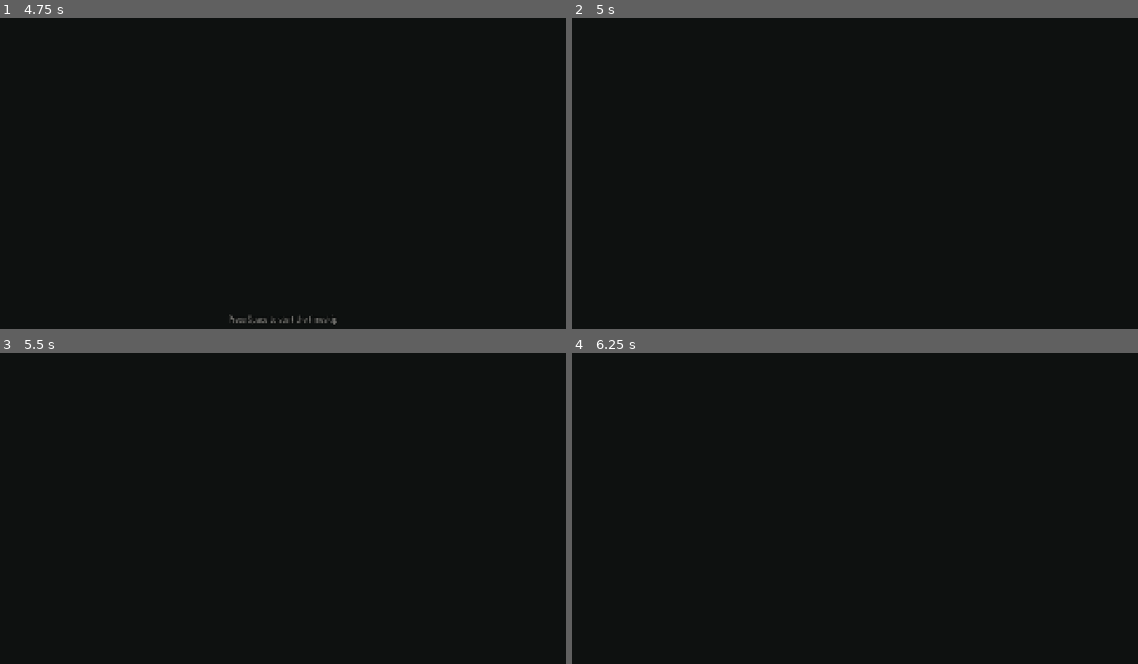
Above: before the commit, frames 1-4 (two rows, left to right).
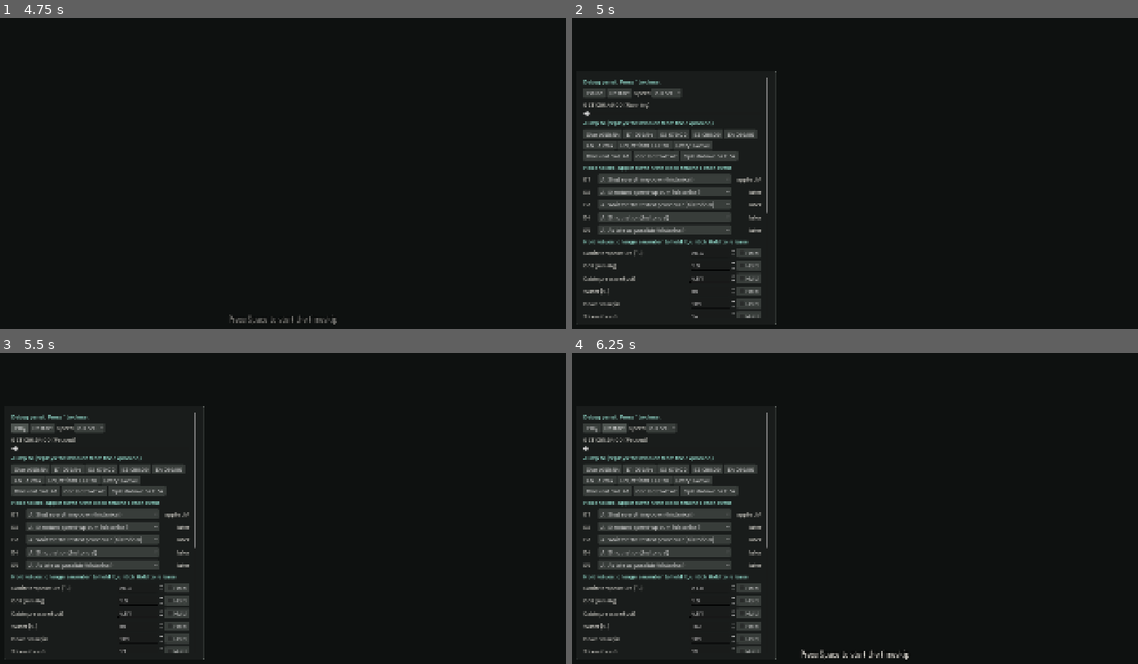
Above: after the commit, the same moments.

Repository: auqid/apollo-13-health-simulator
Game: Godot game, scene res://scenes/main.tscn
Same seed, same stepped clock (60 frames per second), same inputs: the game is played once before the commit and once after it.
Inputs (mouse positions are in pixels of both pictures, inside the frame that each line leads up to):
- Up to frame 1 (4.75 s): tap Enter at 0.5 s; hold Space (advance) 0.53-1.28 s; tap Space (advance) at 1.35, 3.05, 4.55 s; tap R (restart) at 2, 4.15 s; hold Space (advance) 2.03-2.78 s; tap 3 (focus_haise) at 2.1 s; tap 1 (focus_lovell) at 2.85 s; hold Space (advance) 3.53-4.28 s; tap 2 (focus_swigert) at 3.6 s; tap H (toggle_hud) at 4.35 s
- Up to frame 2 (5 s): tap ` (toggle_debug) at 4.9 s
- Up to frame 3 (5.5 s): click (22, 427) at 5 s, where only the run after the commit has a clickable "Pause"
- Up to frame 4 (6.25 s): click (617, 427) at 5.75 s, where only the run after the commit has a clickable "Restart"

Frame 1 is identical in both runs. In frame 2, 9.6% of the frame differs, in the area x 0-37%, y 17-99%; in frame 3, 9.5%; in frame 4, 9.8%, in the area x 0-60%, y 17-99%.

Commit message:
Add debug panel: clock, scrub, jump to events, poll choices, value holds and internals

Diff:
--- a/data/events.json
+++ b/data/events.json
@@ -223,6 +223,7 @@
     "steps": [
       {
         "id": "lm_jettison",
+        "title": "LM jettison",
         "get_from_splashdown": -1.4,
         "audio": "res://assets/audio/e5_farewell.mp3",
         "captions": ["Aquarius is released. “Farewell, Aquarius, and we thank you.”"],
@@ -230,17 +231,20 @@
       },
       {
         "id": "entry",
+        "title": "Entry",
         "get_from_splashdown": -0.23,
         "captions": ["Odyssey enters the atmosphere."]
       },
       {
         "id": "blackout",
+        "title": "Blackout",
         "get_from_splashdown": -0.21,
         "screen_s": 20,
         "captions": ["Radio blackout. Usually about four minutes; this one lasted about six."]
       },
       {
         "id": "contact",
+        "title": "Contact",
         "get_from_splashdown": -0.11,
         "audio": "res://assets/audio/e5_splash.mp3",
         "images": ["res://assets/images/parachutes.jpg"],
@@ -248,6 +252,7 @@
       },
       {
         "id": "splashdown",
+        "title": "Splashdown",
         "get_from_splashdown": 0.0,
         "images": ["res://assets/images/recovery.jpg"],
         "captions": ["Splashdown in the South Pacific."]
--- a/game/director.gd
+++ b/game/director.gd
@@ -63,6 +63,12 @@
 	debug_visibility_changed.emit(debug_visible)
 
 
+func restart_now() -> void:
+	_restart_armed_until_ms = 0
+	Game.reset()
+	notice_requested.emit(START_NOTICE, 0.0)
+
+
 func _advance() -> void:
 	if Timeline.at_splashdown(Game.state):
 		return
@@ -73,9 +79,7 @@
 func _restart() -> void:
 	var now_ms: int = Time.get_ticks_msec()
 	if now_ms <= _restart_armed_until_ms:
-		_restart_armed_until_ms = 0
-		Game.reset()
-		notice_requested.emit(START_NOTICE, 0.0)
+		restart_now()
 		return
 	_restart_armed_until_ms = now_ms + roundi(Tuning.RESTART_CONFIRM_S * 1000.0)
 	notice_requested.emit(RESTART_NOTICE, Tuning.RESTART_CONFIRM_S)
--- a/scenes/main.gd
+++ b/scenes/main.gd
@@ -1,12 +1,15 @@
 extends Node
-## Root scene: a plain dark background (the 3D cabin goes here later) with the HUD and notices.
+## Root scene: a plain dark background (the 3D cabin goes here later) with the HUD, notices and
+## the debug panel.
 
 const UiStyle := preload("res://scenes/ui/ui_style.gd")
 const Hud := preload("res://scenes/ui/hud.gd")
 const Notice := preload("res://scenes/ui/notice.gd")
+const DebugPanel := preload("res://scenes/ui/debug_panel.gd")
 
 
 func _ready() -> void:
 	RenderingServer.set_default_clear_color(UiStyle.BACKDROP)
 	add_child(Hud.new())
 	add_child(Notice.new())
+	add_child(DebugPanel.new())
--- /dev/null
+++ b/scenes/ui/debug_panel.gd
@@ -0,0 +1,390 @@
+extends CanvasLayer
+## Debug panel, toggled with `: clock controls, scrubbing, jumping to any event, the poll choice
+## for each event, holding any state value, and a readout of internal values.
+
+const SimState := preload("res://sim/sim_state.gd")
+const SimModel := preload("res://sim/sim_model.gd")
+const Timeline := preload("res://sim/timeline.gd")
+const Tuning := preload("res://sim/tuning.gd")
+const UiStyle := preload("res://scenes/ui/ui_style.gd")
+
+## Values the panel can hold, with the range each number box offers.
+const ENV_FIELDS: Array[Dictionary] = [
+	{"path": "env.cabin_temp_c", "label": "Cabin temperature (°C)", "min": -10.0, "max": 30.0, "step": 0.1},
+	{"path": "env.co2_mmhg", "label": "CO2 (mmHg)", "min": 0.0, "max": 25.0, "step": 0.1},
+	{"path": "env.pressure_psi", "label": "Cabin pressure (psi)", "min": 4.0, "max": 5.5, "step": 0.01},
+	{"path": "env.water_pct", "label": "Water (%)", "min": 0.0, "max": 100.0, "step": 1.0},
+	{"path": "env.power_margin", "label": "Power margin", "min": 0.0, "max": 150.0, "step": 1.0},
+	{"path": "stress", "label": "Stress (bpm)", "min": 0.0, "max": 60.0, "step": 1.0},
+]
+const CREW_FIELDS: Array[Dictionary] = [
+	{"field": "hr", "label": "Heart rate (bpm)", "min": 40.0, "max": 160.0, "step": 1.0},
+	{"field": "spo2", "label": "SpO2 (%)", "min": 95.0, "max": 99.0, "step": 1.0},
+	{"field": "rr", "label": "Breaths per min", "min": 8.0, "max": 40.0, "step": 1.0},
+	{"field": "body_temp_c", "label": "Body temperature (°C)", "min": 35.0, "max": 40.0, "step": 0.1},
+	{"field": "hydration", "label": "Hydration (0 to 1)", "min": 0.0, "max": 1.0, "step": 0.01},
+	{"field": "fatigue", "label": "Fatigue (0 to 1)", "min": 0.0, "max": 1.0, "step": 0.01},
+]
+const SCRUB_STEP_H := 0.01
+
+var _clock_label: Label
+var _play_button: Button
+var _rate_option: OptionButton
+var _scrub: HSlider
+var _dragging: bool = false
+var _jump_box: HFlowContainer
+## event id -> Label showing whether its choice has been applied yet
+var _choice_status: Dictionary = {}
+## {"path": String, "field": String, "spin": SpinBox, "hold": CheckBox}
+var _hold_rows: Array[Dictionary] = []
+var _crew_heading: Label
+var _readout: Label
+
+
+func _ready() -> void:
+	layer = UiStyle.LAYER_DEBUG
+	_build()
+	Director.debug_visibility_changed.connect(_on_visibility_changed)
+	Game.state_changed.connect(_on_state_changed)
+	Game.clock_changed.connect(_on_clock_changed)
+	Game.focus_changed.connect(_on_focus_changed)
+	_on_focus_changed(Game.focused_crew)
+	_on_clock_changed(Game.running, Game.rate_h_per_s)
+	_on_visibility_changed(Director.debug_visible)
+
+
+## Typing in a number box keeps the keyboard, but ` and Space still reach the presenter keys.
+func _input(event: InputEvent) -> void:
+	if not visible or not (event is InputEventKey) or not event.is_pressed():
+		return
+	if event.is_action_pressed("toggle_debug") or event.is_action_pressed("advance"):
+		var focused: Control = get_viewport().gui_get_focus_owner()
+		if focused != null and is_ancestor_of(focused):
+			focused.release_focus()
+
+
+# --- Building ---
+
+func _build() -> void:
+	var panel := PanelContainer.new()
+	panel.theme = _make_theme()
+	var box: StyleBoxFlat = UiStyle.panel_box()
+	box.bg_color = UiStyle.DEBUG_FILL
+	box.border_color = UiStyle.DEBUG_LINE
+	panel.add_theme_stylebox_override("panel", box)
+	panel.offset_left = UiStyle.MARGIN
+	panel.offset_right = UiStyle.MARGIN + UiStyle.DEBUG_PANEL_WIDTH
+	panel.offset_top = UiStyle.DEBUG_PANEL_TOP
+	panel.anchor_bottom = 1.0
+	panel.offset_bottom = -UiStyle.MARGIN
+
+	var scroll := ScrollContainer.new()
+	scroll.horizontal_scroll_mode = ScrollContainer.SCROLL_MODE_DISABLED
+	var gutter := MarginContainer.new()
+	gutter.size_flags_horizontal = Control.SIZE_EXPAND_FILL
+	gutter.add_theme_constant_override("margin_right", UiStyle.DEBUG_SCROLL_GUTTER)
+	var column := VBoxContainer.new()
+	column.size_flags_horizontal = Control.SIZE_EXPAND_FILL
+	column.add_theme_constant_override("separation", UiStyle.ROW_GAP)
+	gutter.add_child(column)
+	scroll.add_child(gutter)
+	panel.add_child(scroll)
+	add_child(panel)
+
+	column.add_child(_heading("Debug panel. Press ` to close."))
+	_build_clock(column)
+	_build_jumps(column)
+	_build_choices(column)
+	_build_holds(column)
+	column.add_child(_heading("Internals"))
+	_readout = _text("")
+	_readout.autowrap_mode = TextServer.AUTOWRAP_WORD_SMART
+	column.add_child(_readout)
+
+
+func _build_clock(column: VBoxContainer) -> void:
+	var line := HBoxContainer.new()
+	_play_button = _button("Play", Game.toggle_play)
+	line.add_child(_play_button)
+	line.add_child(_button("Restart", Director.restart_now))
+	line.add_child(_text("Speed"))
+	_rate_option = OptionButton.new()
+	_rate_option.focus_mode = Control.FOCUS_NONE
+	for rate: float in Tuning.DEBUG_RATES_H_PER_S:
+		_rate_option.add_item("%.1f h/s" % rate)
+	_rate_option.item_selected.connect(_on_rate_selected)
+	line.add_child(_rate_option)
+	column.add_child(line)
+	_clock_label = _text("")
+	column.add_child(_clock_label)
+	_scrub = HSlider.new()
+	_scrub.focus_mode = Control.FOCUS_NONE
+	_scrub.min_value = Tuning.EXPLOSION_GET
+	_scrub.step = SCRUB_STEP_H
+	_scrub.drag_started.connect(_on_scrub_drag_started)
+	_scrub.drag_ended.connect(_on_scrub_drag_ended)
+	_scrub.value_changed.connect(_on_scrub_value_changed)
+	column.add_child(_scrub)
+
+
+func _build_jumps(column: VBoxContainer) -> void:
+	column.add_child(_heading("Jump to (replays the mission from the explosion)"))
+	_jump_box = HFlowContainer.new()
+	column.add_child(_jump_box)
+
+
+func _build_choices(column: VBoxContainer) -> void:
+	column.add_child(_heading("Poll choices, applied when the clock reaches each event"))
+	for event: Dictionary in Timeline.event_list(Game.events):
+		var event_id: String = event["id"]
+		var line := HBoxContainer.new()
+		var id_label := _text(event_id.to_upper())
+		id_label.custom_minimum_size.x = UiStyle.DEBUG_ID_WIDTH
+		line.add_child(id_label)
+		var option := OptionButton.new()
+		option.focus_mode = Control.FOCUS_NONE
+		option.size_flags_horizontal = Control.SIZE_EXPAND_FILL
+		option.clip_text = true
+		var keys: Array[String] = []
+		for choice: Dictionary in event["poll"]["options"]:
+			var marker: String = " (historical)" if choice.get("historical", false) else ""
+			option.add_item("%s. %s%s" % [str(choice["key"]).to_upper(), choice["label"], marker])
+			keys.append(choice["key"])
+		option.select(maxi(keys.find(str(Game.plan.get(event_id, ""))), 0))
+		option.item_selected.connect(_on_choice_selected.bind(event_id, keys))
+		line.add_child(option)
+		var status := _text("")
+		status.custom_minimum_size.x = UiStyle.DEBUG_STATUS_WIDTH
+		status.horizontal_alignment = HORIZONTAL_ALIGNMENT_RIGHT
+		line.add_child(status)
+		_choice_status[event_id] = status
+		column.add_child(line)
+
+
+func _build_holds(column: VBoxContainer) -> void:
+	column.add_child(_heading("Hold values: change a number to hold it, untick Hold to release"))
+	for field: Dictionary in ENV_FIELDS:
+		column.add_child(_hold_row(field["path"], "", field))
+	_crew_heading = _heading("")
+	column.add_child(_crew_heading)
+	for field: Dictionary in CREW_FIELDS:
+		column.add_child(_hold_row("", field["field"], field))
+	column.add_child(_button("Release all holds", Game.release_all))
+
+
+func _hold_row(path: String, crew_field: String, field: Dictionary) -> Control:
+	var line := HBoxContainer.new()
+	var name_label := _text(field["label"])
+	name_label.size_flags_horizontal = Control.SIZE_EXPAND_FILL
+	line.add_child(name_label)
+	var spin := SpinBox.new()
+	spin.min_value = field["min"]
+	spin.max_value = field["max"]
+	spin.step = field["step"]
+	spin.custom_minimum_size.x = UiStyle.DEBUG_SPIN_WIDTH
+	spin.select_all_on_focus = true
+	line.add_child(spin)
+	var hold := CheckBox.new()
+	hold.text = "Hold"
+	hold.focus_mode = Control.FOCUS_NONE
+	line.add_child(hold)
+	var row: Dictionary = {"path": path, "field": crew_field, "spin": spin, "hold": hold}
+	spin.value_changed.connect(_on_hold_value_changed.bind(row))
+	spin.get_line_edit().text_submitted.connect(_on_spin_submitted.bind(spin))
+	hold.toggled.connect(_on_hold_toggled.bind(row))
+	_hold_rows.append(row)
+	return line
+
+
+func _rebuild_jumps() -> void:
+	for child in _jump_box.get_children():
+		child.queue_free()
+	var planned: SimState = _planned_state()
+	var start_mark: Dictionary = {"get": Tuning.EXPLOSION_GET}
+	_jump_box.add_child(_button("Start %s" % UiStyle.format_get_short(Tuning.EXPLOSION_GET), Game.jump_to.bind(start_mark)))
+	for event: Dictionary in Timeline.event_list(Game.events):
+		var event_get: float = Timeline.event_get(event, planned)
+		var text: String = "%s %s" % [str(event["id"]).to_upper(), UiStyle.format_get_short(event_get)]
+		_jump_box.add_child(_button(text, Game.jump_to.bind(event)))
+	for step: Dictionary in Game.events.get("reentry", {}).get("steps", []):
+		var step_get: float = Timeline.event_get(step, planned)
+		var text: String = "%s %s" % [step.get("title", step["id"]), UiStyle.format_get_short(step_get)]
+		_jump_box.add_child(_button(text, Game.jump_to.bind(step)))
+	_scrub.max_value = planned.time.splashdown_get
+
+
+## The flags every planned choice leads to, used to show where E5 and splashdown will fall.
+func _planned_state() -> SimState:
+	var planned: SimState = SimModel.initial_state()
+	for event_id: String in Game.plan:
+		planned = Timeline.choose(planned, Game.events, event_id, Game.plan[event_id])
+	return planned
+
+
+func _make_theme() -> Theme:
+	var theme := Theme.new()
+	theme.default_font = UiStyle.font(UiStyle.FONT_HUD_LIGHT, true)
+	theme.default_font_size = UiStyle.SIZE_LABEL
+	var looks: Dictionary = {
+		"normal": UiStyle.DEBUG_BUTTON_FILL,
+		"hover": UiStyle.DEBUG_BUTTON_HOVER,
+		"pressed": UiStyle.DEBUG_BUTTON_PRESSED,
+		"hover_pressed": UiStyle.DEBUG_BUTTON_PRESSED,
+		"disabled": UiStyle.DEBUG_BUTTON_FILL,
+		"focus": Color(UiStyle.DEBUG_BUTTON_FILL, 0.0),
+	}
+	for look: String in looks:
+		var box := StyleBoxFlat.new()
+		box.bg_color = looks[look]
+		box.set_corner_radius_all(UiStyle.PANEL_RADIUS)
+		box.content_margin_left = UiStyle.DEBUG_BUTTON_PADDING_H
+		box.content_margin_right = UiStyle.DEBUG_BUTTON_PADDING_H
+		box.content_margin_top = UiStyle.DEBUG_BUTTON_PADDING_V
+		box.content_margin_bottom = UiStyle.DEBUG_BUTTON_PADDING_V
+		theme.set_stylebox(look, "Button", box)
+	return theme
+
+
+func _heading(text: String) -> Label:
+	var l := UiStyle.label(text, UiStyle.FONT_HUD_STRONG, UiStyle.SIZE_LABEL, UiStyle.SENSOR_TEAL)
+	l.autowrap_mode = TextServer.AUTOWRAP_WORD_SMART
+	return l
+
+
+func _text(text: String) -> Label:
+	var l := UiStyle.label(text, UiStyle.FONT_HUD_LIGHT, UiStyle.SIZE_LABEL, UiStyle.PLACARD_WHITE, true)
+	l.mouse_filter = Control.MOUSE_FILTER_PASS
+	return l
+
+
+func _button(text: String, action: Callable) -> Button:
+	var button := Button.new()
+	button.text = text
+	button.focus_mode = Control.FOCUS_NONE
+	button.pressed.connect(action)
+	return button
+
+
+# --- Updates ---
+
+func _on_visibility_changed(shown: bool) -> void:
+	visible = shown
+	if shown:
+		_rebuild_jumps()
+		_on_state_changed(Game.state)
+
+
+func _on_state_changed(state: SimState) -> void:
+	if not visible:
+		return
+	var clock: String = "Running" if Game.running else "Paused"
+	_clock_label.text = "GET %s  (%s)   %s" % [UiStyle.format_get(state.time.current_get), clock,
+		"at splashdown" if Timeline.at_splashdown(state) else ""]
+	if not _dragging:
+		_scrub.set_value_no_signal(state.time.current_get)
+	for event_id: String in _choice_status:
+		var status: Label = _choice_status[event_id]
+		if state.decisions.has(event_id):
+			status.text = "applied %s" % state.decisions[event_id].to_upper()
+		elif event_id in state.reached_events:
+			status.text = "waiting"
+		else:
+			status.text = "later"
+	for row: Dictionary in _hold_rows:
+		var spin: SpinBox = row["spin"]
+		var hold: CheckBox = row["hold"]
+		hold.set_pressed_no_signal(state.overrides.has(row["path"]))
+		if not spin.get_line_edit().has_focus():
+			spin.set_value_no_signal(state.read_path(row["path"]))
+	_readout.text = _readout_text(state)
+
+
+func _readout_text(state: SimState) -> String:
+	var f: SimState.Flags = state.flags
+	var lines: PackedStringArray = []
+	lines.append("Splashdown GET %s. CO2 alarm %s. Haise's infection %s." % [
+		UiStyle.format_get_short(state.time.splashdown_get), _on_off(SimModel.co2_alarm(state)), _yes_no(state.fever)])
+	lines.append("Heating %s, return %s, adapter %s, ration %s, power-up %s." % [
+		f.heating, f.return_mode, f.adapter, f.ration, f.power_up])
+	lines.append("Heat shield risk %s. Service Module %s." % [
+		_yes_no(f.heat_shield_risk), "jettisoned" if f.sm_jettisoned else "attached"])
+	lines.append("Stress %.1f bpm. Reached: %s." % [state.stress, ", ".join(state.reached_events) if not state.reached_events.is_empty() else "none"])
+	var hydration: PackedStringArray = []
+	var fatigue: PackedStringArray = []
+	for crew_id in SimState.CREW_IDS:
+		var member: SimState.CrewMember = state.crew[crew_id]
+		hydration.append("%s %.2f" % [SimState.CREW_NAMES[crew_id], member.hydration])
+		fatigue.append("%s %.2f" % [SimState.CREW_NAMES[crew_id], member.fatigue])
+	lines.append("Hydration: " + ", ".join(hydration))
+	lines.append("Fatigue: " + ", ".join(fatigue))
+	var caption_get: float = Game.metrics.fever_caption_get
+	lines.append("Coldest cabin %.1f °C. Peak CO2 %.1f mmHg. Fever caption %s." % [
+		Game.metrics.coldest_cabin_c, Game.metrics.peak_co2_mmhg,
+		"at GET " + UiStyle.format_get_short(caption_get) if caption_get >= 0.0 else "not yet"])
+	var holds: PackedStringArray = []
+	for path: String in state.overrides:
+		holds.append("%s = %s" % [path, String.num(state.overrides[path], 2)])
+	lines.append("Holds: " + (", ".join(holds) if not holds.is_empty() else "none"))
+	return "\n".join(lines)
+
+
+func _on_clock_changed(running: bool, rate_h_per_s: float) -> void:
+	_play_button.text = "Pause" if running else "Play"
+	var index: int = Tuning.DEBUG_RATES_H_PER_S.find(rate_h_per_s)
+	if index >= 0:
+		_rate_option.select(index)
+
+
+func _on_focus_changed(crew_id: String) -> void:
+	_crew_heading.text = "Crew: %s (press 1, 2 or 3 to switch)" % SimState.CREW_NAMES[crew_id]
+	for row: Dictionary in _hold_rows:
+		if not str(row["field"]).is_empty():
+			row["path"] = SimState.crew_path(crew_id, row["field"])
+	_on_state_changed(Game.state)
+
+
+func _on_rate_selected(index: int) -> void:
+	Game.set_rate(Tuning.DEBUG_RATES_H_PER_S[index])
+
+
+func _on_scrub_drag_started() -> void:
+	_dragging = true
+
+
+func _on_scrub_drag_ended(_value_changed: bool) -> void:
+	_dragging = false
+	Game.seek(_scrub.value)
+
+
+func _on_scrub_value_changed(value: float) -> void:
+	if not _dragging:
+		Game.seek(value)
+
+
+func _on_choice_selected(index: int, event_id: String, keys: Array[String]) -> void:
+	Game.set_choice(event_id, keys[index])
+	_rebuild_jumps()
+
+
+func _on_hold_value_changed(value: float, row: Dictionary) -> void:
+	Game.hold(row["path"], value)
+
+
+func _on_hold_toggled(pressed: bool, row: Dictionary) -> void:
+	if pressed:
+		var spin: SpinBox = row["spin"]
+		Game.hold(row["path"], spin.value)
+	else:
+		Game.release(row["path"])
+
+
+func _on_spin_submitted(_text_value: String, spin: SpinBox) -> void:
+	spin.get_line_edit().release_focus()
+
+
+static func _yes_no(value: bool) -> String:
+	return "yes" if value else "no"
+
+
+static func _on_off(value: bool) -> String:
+	return "on" if value else "off"
--- a/scenes/ui/ui_style.gd
+++ b/scenes/ui/ui_style.gd
@@ -54,6 +54,19 @@
 const CO2_BAR_HEIGHT := 10
 const CO2_MARKER_OVERHANG := 5
 const CO2_MARKER_WIDTH := 2
+const DEBUG_PANEL_WIDTH := 660
+const DEBUG_PANEL_TOP := 200
+const DEBUG_FILL := Color(INSTRUMENT_BLACK, 0.96)
+const DEBUG_LINE := Color(PANEL_GREY, 0.9)
+const DEBUG_SPIN_WIDTH := 150
+const DEBUG_ID_WIDTH := 44
+const DEBUG_STATUS_WIDTH := 96
+const DEBUG_SCROLL_GUTTER := 18
+const DEBUG_BUTTON_FILL := Color(PANEL_GREY, 0.45)
+const DEBUG_BUTTON_HOVER := Color(PANEL_GREY, 0.75)
+const DEBUG_BUTTON_PRESSED := Color(SENSOR_TEAL, 0.35)
+const DEBUG_BUTTON_PADDING_H := 10
+const DEBUG_BUTTON_PADDING_V := 4
 const CAPTION_OUTLINE_SIZE := 8
 const CAPTION_OUTLINE := Color(0.0, 0.0, 0.0, 0.85)
 const FADE_S := 0.4
@@ -116,6 +129,11 @@
 	return "%03d:%02d:%02d" % [floori(total_s / 3600.0), floori((total_s % 3600) / 60.0), total_s % 60]
 
 
+## Mission clock without seconds, as hhh:mm.
+static func format_get_short(get_hours: float) -> String:
+	return format_get(get_hours).left(6)
+
+
 ## A duration in plain words, like "23 h 06 min".
 static func format_hours(hours: float) -> String:
 	var total_min: int = floori(maxf(hours, 0.0) * 60.0 + 1e-6)
--- a/tests/run_tests.gd
+++ b/tests/run_tests.gd
@@ -8,6 +8,7 @@
 const SimModel := preload("res://sim/sim_model.gd")
 const Metrics := preload("res://sim/metrics.gd")
 const Timeline := preload("res://sim/timeline.gd")
+const GameScript := preload("res://game/game.gd")
 
 const EFFECT_KEYS: Array[String] = ["flags", "power_margin", "fatigue"]
 const TEXT_KEYS: Array[String] = ["text", "question", "label", "hint", "note", "title", "closing", "history"]
@@ -660,3 +661,66 @@
 		_check(s.flags.heat_shield_risk == fast, label + " heat shield risk only on the fast return")
 		_check(s.flags.sm_jettisoned, label + " Service Module gone by splashdown")
 		_check(_same_keys(metrics.scorecard(s), History.BENCHMARKS.keys()), label + " scorecard has every row")
+
+
+# --- Game autoload tests (game.gd depends only on sim/, so it runs headless here) ---
+
+func _new_game() -> GameScript:
+	var game: GameScript = GameScript.new()
+	game._ready()
+	return game
+
+
+func test_game_clock_runs_the_timeskip_to_splashdown() -> void:
+	var game: GameScript = _new_game()
+	game.play()
+	var ticks: int = 0
+	while game.running and ticks < 10000:
+		game._physics_process(1.0 / 60.0)
+		ticks += 1
+	_near(game.state.time.current_get, 142.9, 1e-6, "the timeskip stops at splashdown")
+	_check(absi(ticks - 2610) <= 2, "at 2 GET hours per second it takes about 43.5 s (%d ticks)" % ticks)
+	_check(game.state.decisions.size() == 5, "the historical plan was applied on the way")
+	game.free()
+
+
+func test_game_seeking_back_replays_the_history() -> void:
+	var game: GameScript = _new_game()
+	game.seek(100.0)
+	_near(game.metrics.peak_co2_mmhg, 15.0, 0.05, "past the CO2 peak")
+	game.seek(80.0)
+	_near(game.state.time.current_get, 80.0, 1e-6, "clock moved back")
+	_near(game.metrics.peak_co2_mmhg, 2.0, 1e-6, "metrics replayed: no CO2 peak yet at GET 80")
+	_check(",".join(game.state.reached_events) == "e1,e2", "only E1 and E2 reached")
+	game.free()
+
+
+func test_game_jump_and_choices_follow_the_plan() -> void:
+	var game: GameScript = _new_game()
+	game.set_choice("e2", "b")
+	game.jump_to(Timeline.find_event(game.events, "e5"))
+	_near(game.state.time.current_get, 114.0, 1e-6, "with E2-B planned, E5 is at GET 114")
+	game.seek(100.0)
+	game.set_choice("e1", "b")
+	_near(game.state.time.current_get, 100.0, 1e-6, "changing a past choice keeps the clock where it is")
+	_check(game.state.flags.heating == "one" and is_equal_approx(game.state.env.power_margin, 85.0),
+		"and replays with the new choice (heater -30, fast return +15)")
+	game.free()
+
+
+func test_game_holds_release_back_to_the_model() -> void:
+	var game: GameScript = _new_game()
+	game.seek(70.0)
+	var model_co2: float = game.state.env.co2_mmhg
+	game.hold(SimState.env_path("co2_mmhg"), 12.0)
+	game.hold(SimState.crew_path("haise", "fatigue"), 0.9)
+	_near(game.state.env.co2_mmhg, 12.0, 1e-9, "CO2 held")
+	game.seek(75.0)
+	_near(game.state.crew["haise"].fatigue, 0.9, 1e-9, "holds stay while the clock moves")
+	game.release(SimState.crew_path("haise", "fatigue"))
+	_check(game.state.crew["haise"].fatigue < 0.9 and game.state.overrides.size() == 1, "released fatigue goes back to the model")
+	_near(game.state.env.co2_mmhg, 12.0, 1e-9, "other holds survive the replay")
+	game.release_all()
+	_check(game.state.overrides.is_empty(), "release all clears every hold")
+	_check(game.state.env.co2_mmhg > model_co2 and game.state.env.co2_mmhg < 2.0, "CO2 back on its curve")
+	game.free()
Not shown, added: scenes/ui/debug_panel.gd.uid
